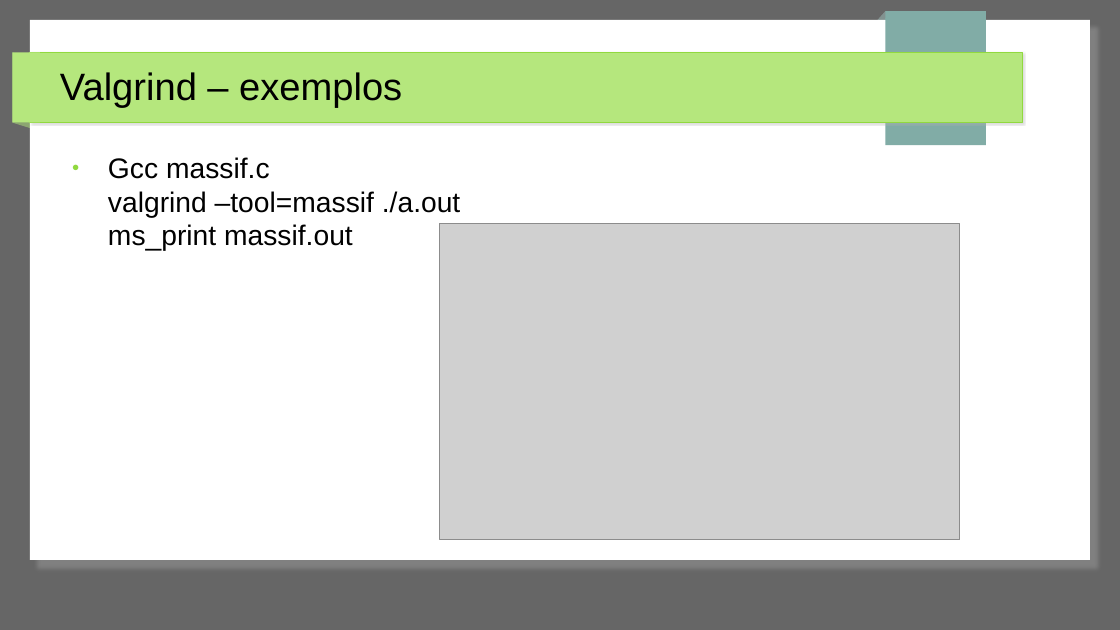
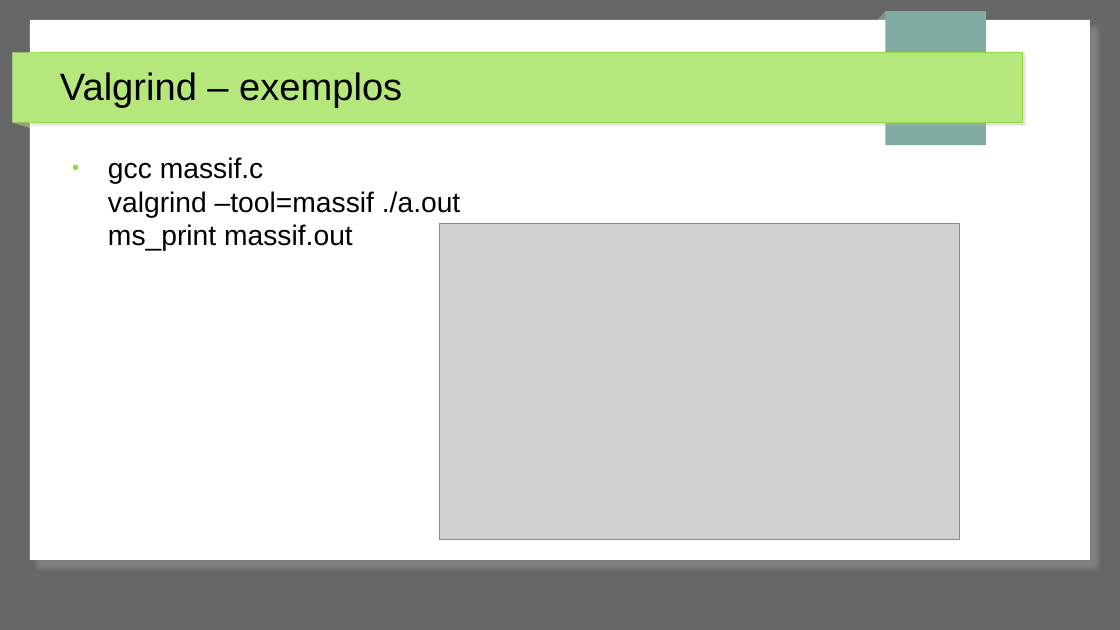
Before and after one commit to jpantonow/SB-T1-ANALISADORES, a slide deck: slide 35 of Slides.odp. Drawn at 1120x630 pixels with LibreOffice and Linux fonts; fonts in the diff are those of the drawing; grey boxes stand for pictures. Boxes give left, top, right and bottom in pixels: in the first picture for what was removed or moved away, otherwise in the second. Text is boxed around its words. In the diff, an @@ line names an element or a change of style, - is before the commit and + after.

Commit message:
slide massif.c

```diff
--- a/Slides.odp
+++ b/Slides.odp
@@ text at <box>108,157,460,251</box>: text changed @@
-● Gcc massif.c
-  valgrind –tool=massif ./a.out
-  ms_print massif.out
+● gcc massif.c
+  valgrind –tool=massif ./a.out
+  ms_print massif.out
```
Also in this commit, not shown: 1 other slide changed.
